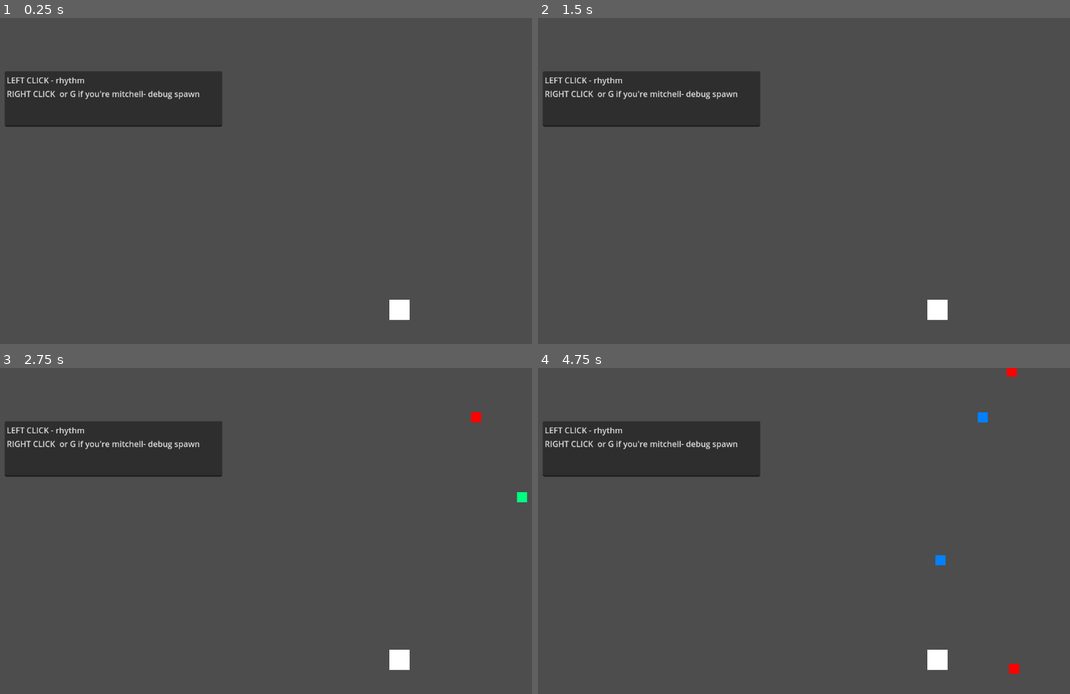
Above: before the commit, frames 1-4 (two rows, left to right).
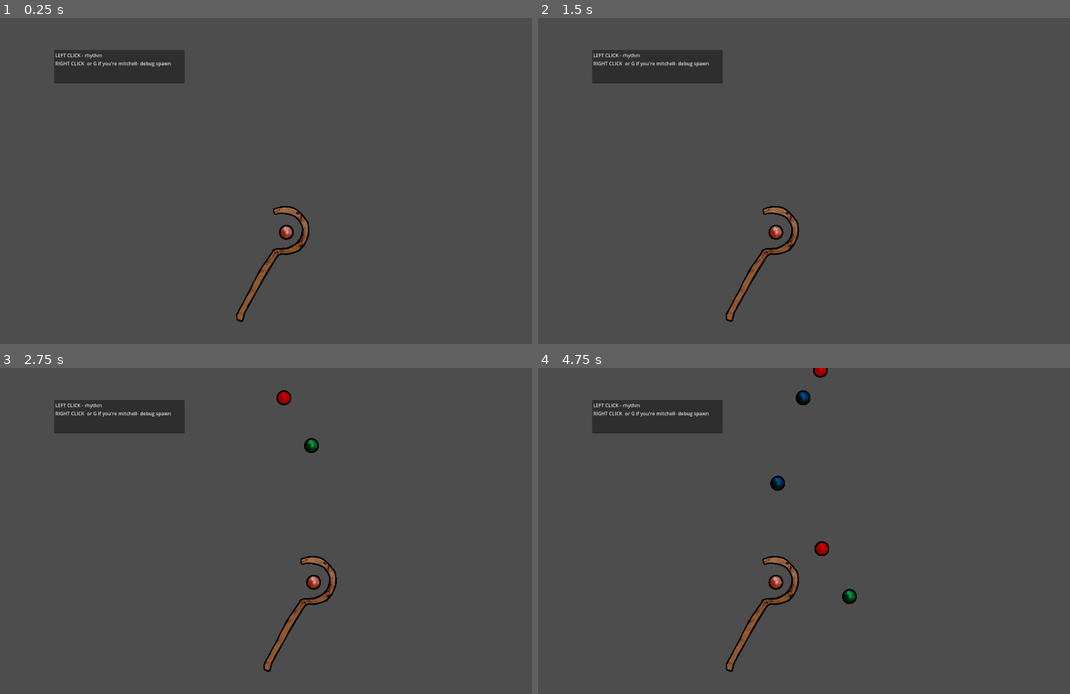
Above: after the commit, the same moments.

Repository: mhogle25/ld55-gonefishin
Game: Godot game, scene res://scenes/fishing_minigame_prototype.tscn
The game is run twice, just before and just after one commit, with the same random seed, the same clock (stepped at 60 frames per second) and the same inputs.
Inputs (mouse positions are in pixels of both pictures, inside the frame that each line leads up to):
- Up to frame 1 (0.25 s): no input
- Up to frame 2 (1.5 s): tap Enter at 0.5 s; move the mouse to (952, 164) at 0.52 s; click (952, 164) at 0.6 s; tap Space at 1.25 s; move the mouse to (708, 197) at 1.27 s; right-click (708, 197) at 1.35 s
- Up to frame 3 (2.75 s): move the mouse to (345, 459) at 2.02 s; click (345, 459) at 2.1 s
- Up to frame 4 (4.75 s): move the mouse to (793, 596) at 2.77 s; right-click (793, 596) at 2.85 s; move the mouse to (1000, 579) at 3.52 s; click (1000, 579) at 3.6 s; move the mouse to (649, 482) at 4.27 s; right-click (649, 482) at 4.35 s

The runs differ from the first frame. In frame 1, 8.5% of the frame differs, in the area x 0-78%, y 9-94%; in frame 2, 8.5%; in frame 3, 8.8%; in frame 4, 9.2%, in the area x 0-91%, y 0-94%.

Commit message:
staff

Diff:
--- a/assets/game_objects/note.tscn
+++ b/assets/game_objects/note.tscn
@@ -1,6 +1,7 @@
-[gd_scene load_steps=3 format=3 uid="uid://d3fb1275t86li"]
+[gd_scene load_steps=4 format=3 uid="uid://d3fb1275t86li"]
 
 [ext_resource type="Script" path="res://scripts/note.gd" id="1_8oln7"]
+[ext_resource type="Texture2D" uid="uid://3e8p0ulgdydb" path="res://assets/art/orb.png" id="2_tj351"]
 
 [sub_resource type="RectangleShape2D" id="RectangleShape2D_tfc7r"]
 
@@ -15,10 +16,7 @@
 
 [node name="NoteSprite" type="Sprite2D" parent="."]
 
-[node name="ColorRect" type="ColorRect" parent="NoteSprite"]
-offset_left = -10.0
-offset_top = -10.0
-offset_right = 10.0
-offset_bottom = 10.0
+[node name="Sprite2D" type="Sprite2D" parent="NoteSprite"]
+texture = ExtResource("2_tj351")
 
 [connection signal="hit" from="." to="." method="_on_hit"]
--- a/project.godot
+++ b/project.godot
@@ -18,6 +18,11 @@
 [autoload]
 
 Global="*res://scripts/Global.gd"
+
+[display]
+
+window/size/viewport_width=1920
+window/size/viewport_height=1080
 
 [dotnet]
 
--- a/scenes/fishing_minigame_prototype.tscn
+++ b/scenes/fishing_minigame_prototype.tscn
@@ -1,22 +1,30 @@
-[gd_scene load_steps=3 format=3 uid="uid://jshelr344ipn"]
+[gd_scene load_steps=4 format=3 uid="uid://jshelr344ipn"]
 
 [ext_resource type="Script" path="res://scripts/fishing_minigame_prototype.gd" id="1_kqglp"]
+[ext_resource type="Texture2D" uid="uid://dn66w68t3my5f" path="res://assets/art/staff.png" id="2_saru1"]
 
-[sub_resource type="RectangleShape2D" id="RectangleShape2D_04pxi"]
+[sub_resource type="CircleShape2D" id="CircleShape2D_0ow6w"]
+radius = 28.5854
 
 [node name="Fish_Minigame" type="Node2D"]
 script = ExtResource("1_kqglp")
 
 [node name="cursor_beatbox" type="Area2D" parent="."]
-position = Vector2(156, 580)
+position = Vector2(1523, 982)
 collision_layer = 0
 collision_mask = 2
 
 [node name="CollisionShape2D" type="CollisionShape2D" parent="cursor_beatbox"]
+position = Vector2(-2, -274)
 scale = Vector2(2.24, 2.24)
-shape = SubResource("RectangleShape2D_04pxi")
+shape = SubResource("CircleShape2D_0ow6w")
+
+[node name="Sprite2D" type="Sprite2D" parent="cursor_beatbox"]
+position = Vector2(-32, -170)
+texture = ExtResource("2_saru1")
 
 [node name="ColorRect" type="ColorRect" parent="cursor_beatbox"]
+visible = false
 offset_left = -20.0
 offset_top = -20.0
 offset_right = 20.0
@@ -31,9 +39,9 @@
 anchors_preset = 15
 anchor_right = 1.0
 anchor_bottom = 1.0
-offset_left = 18.0
+offset_left = 193.0
 offset_top = 106.0
-offset_right = 449.0
+offset_right = 624.0
 offset_bottom = 216.0
 grow_horizontal = 2
 grow_vertical = 2
Binary file added: assets/art/orb.png
Not shown, added: assets/art/orb.png.import
Binary file added: assets/art/staff.png
Not shown, added: assets/art/staff.png.import
Binary file added: assets/art/stafflo.png
Not shown, added: assets/art/stafflo.png.import
